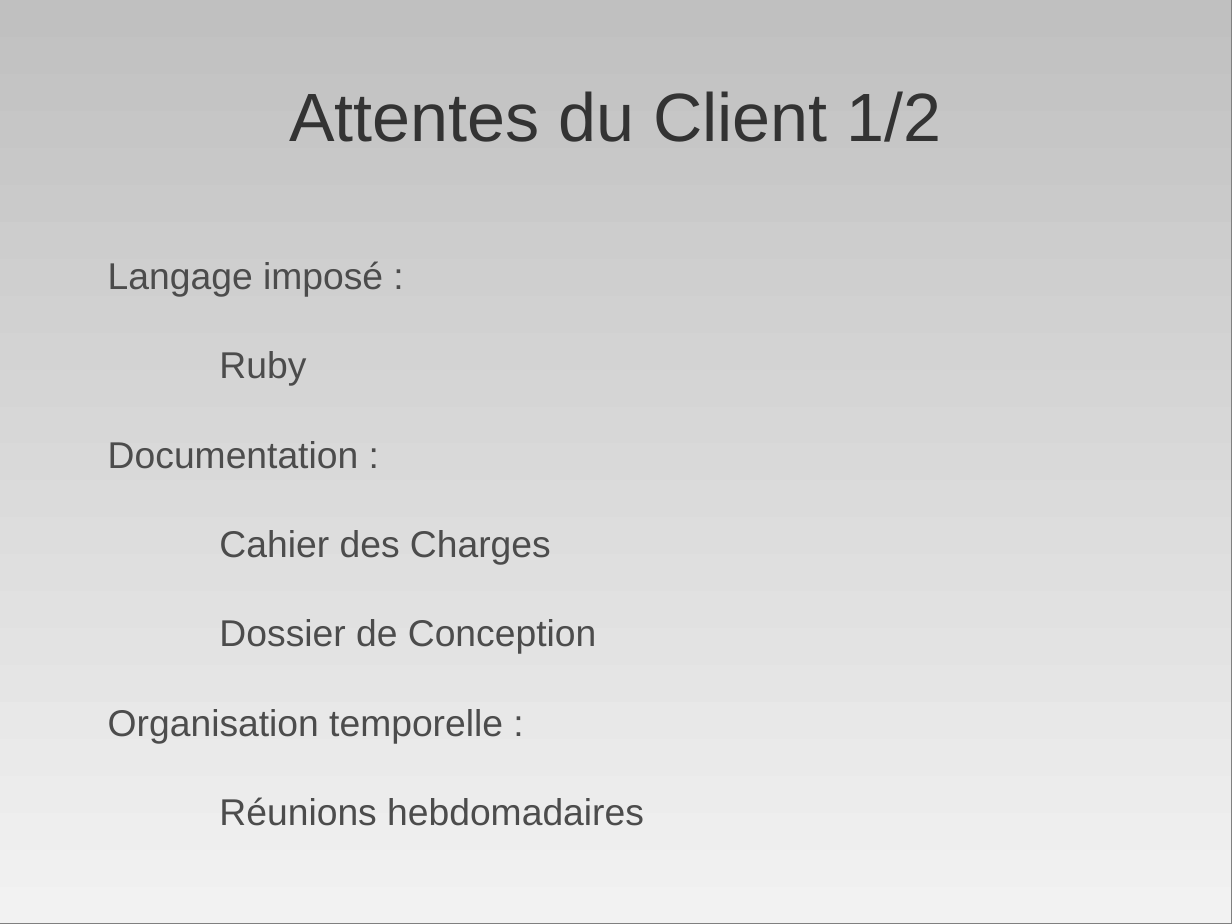
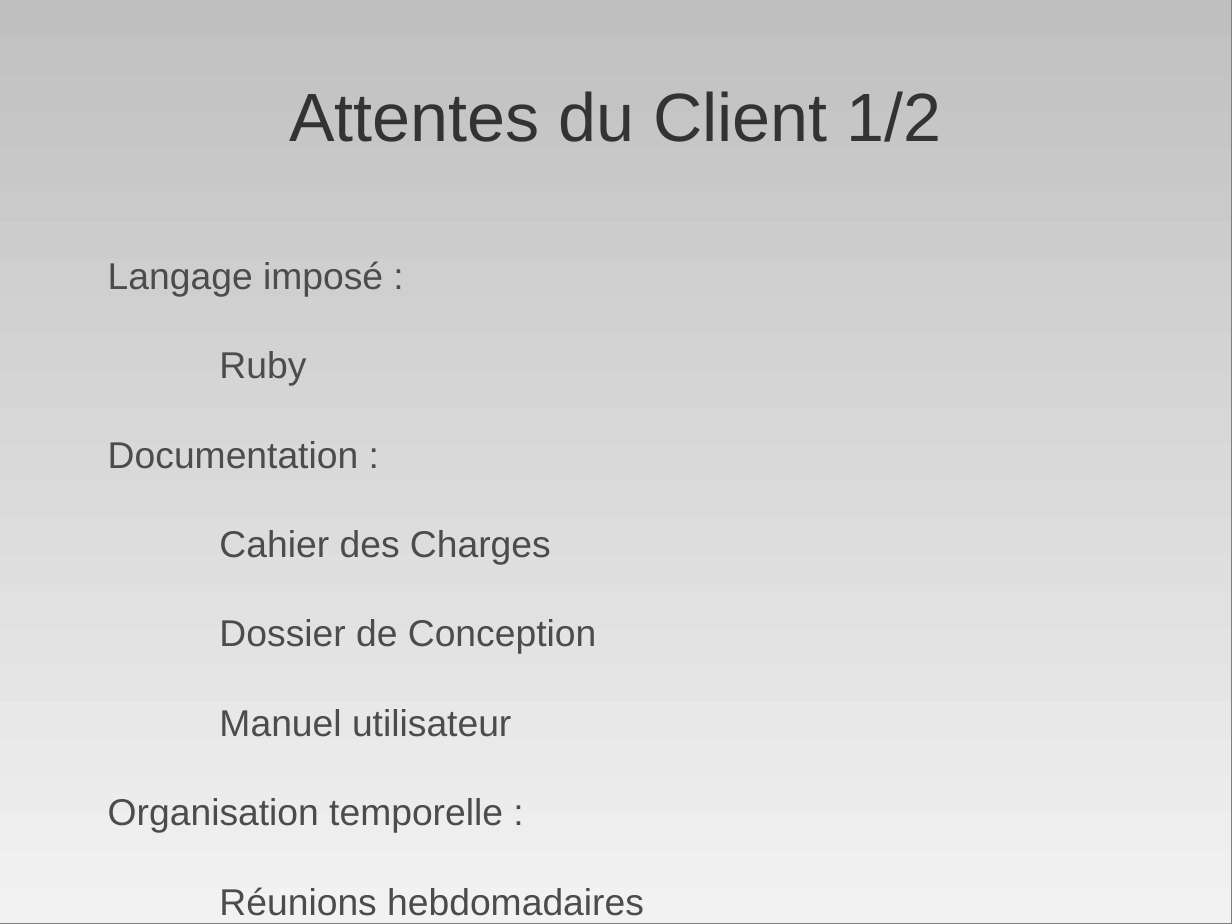
Before and after one commit to AniceK/craketeam, a slide deck: slide 5 of Documentation/Presentation/diapo_craketeam.odp. Drawn at 1232x924 pixels with LibreOffice and Linux fonts; fonts in the diff are those of the drawing. Boxes give left, top, right and bottom in pixels: in the first picture for what was removed or moved away, otherwise in the second. Text is boxed around its words. In the diff, an @@ line names an element or a change of style, - is before the commit and + after.

```diff
--- a/Documentation/Presentation/diapo_craketeam.odp
+++ b/Documentation/Presentation/diapo_craketeam.odp
@@ text at (219, 709, 511, 737): paragraph added @@
+Manuel utilisateur
```
Also in this commit, not shown: 1 other slide changed.
